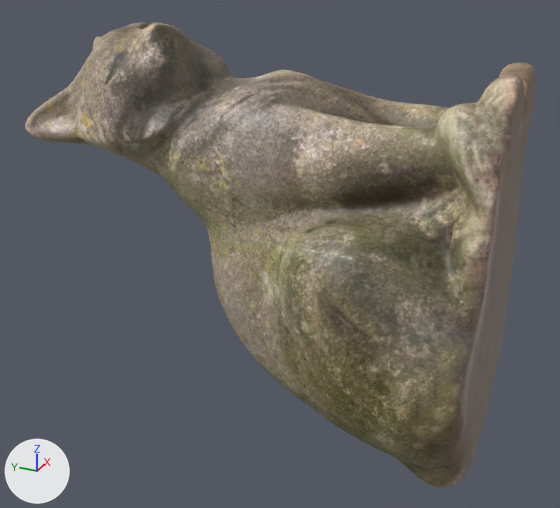
What one commit did to the Blender file 3dModels/CatStatue/concrete_cat_statue_rotated.blend.
One viewpoint serves both versions: a 50 mm lens placed at (-0.397, -0.046, 0.2), pointed at (-0.008, 0.129, 0.006). The axes (+X, +Y, +Z) are drawn at lower left. The lights are the same throughout. The older version comes first.

Names of what the first picture shows: 'concrete_cat_statue'.
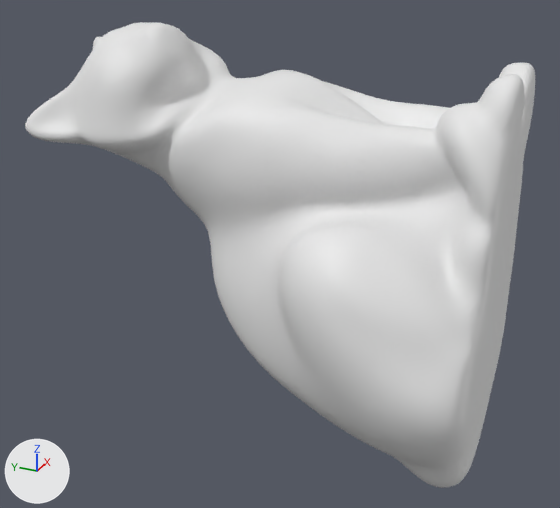
The newer file is also rescaled (x100.0) as a whole; pictures and numbers use the older file's frame.

Patch to the scene script:
```diff
--- a/3dModels/CatStatue/concrete_cat_statue_rotated.blend.py
+++ b/3dModels/CatStatue/concrete_cat_statue_rotated.blend.py
@@ mat_concrete_cat_statue @@
 mat_concrete_cat_statue = bpy.data.materials.new('concrete_cat_statue')
-# nodes: BsdfPrincipled, Mapping, OutputMaterial, TexCoord, TexImage
-# uses the picture img_concrete_cat_statue_diff_png
+# nodes: BsdfPrincipled, OutputMaterial
+# colours: white #e7e7e7
```

Boxes (x1, y1, x2, y2) around the edits, measured in the pictures (560 x 508 px):
'concrete_cat_statue', surface changed (brown to white)
    both: (25, 22, 535, 488)
